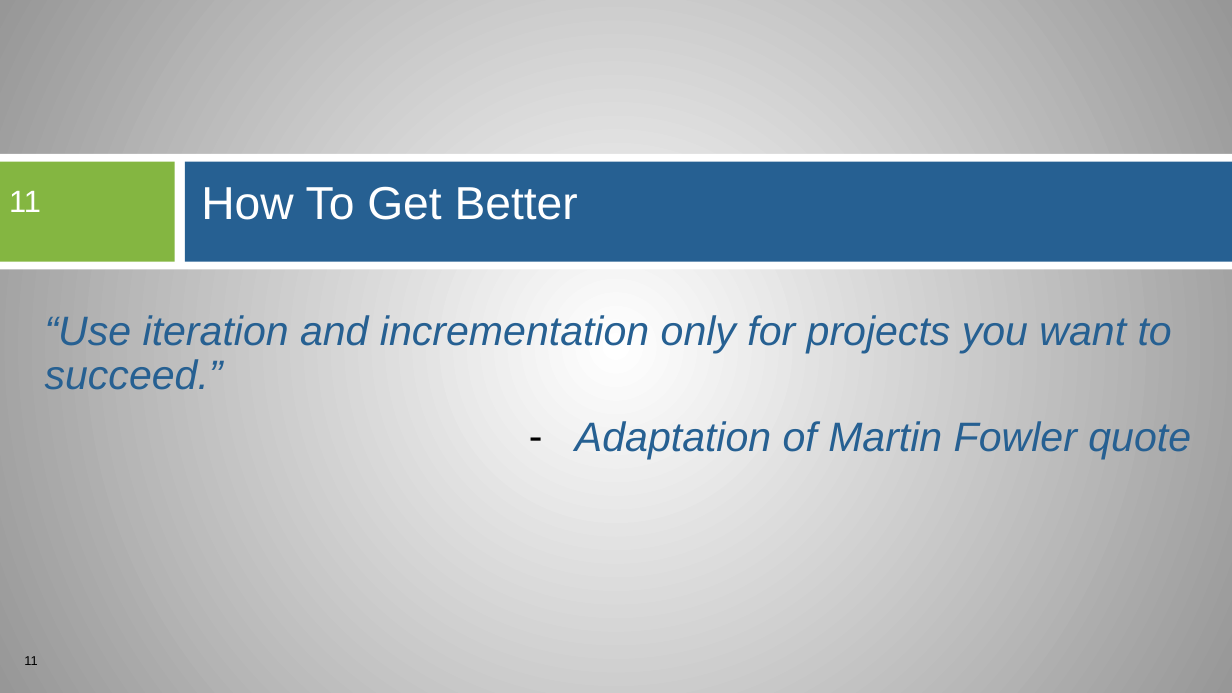
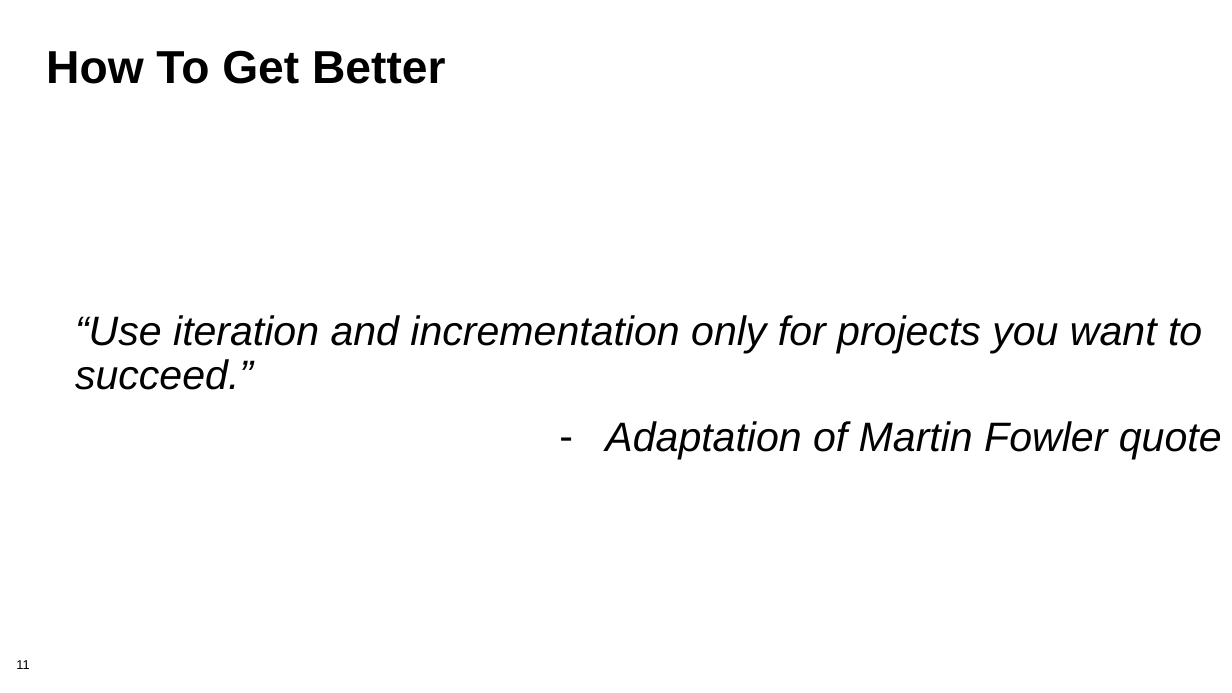
Before and after one commit to bssw-tutorial/presentations, a slide deck: slide 11 of agile-redux.pptx. Drawn at 1232x693 pixels with LibreOffice and Linux fonts; fonts in the diff are those of the drawing; background and template pictures are left out. Boxes give left, top, right and bottom in pixels: in the first picture for what was removed or moved away, otherwise in the second. Text is boxed around its words. In the diff, an @@ line names an element or a change of style, - is before the commit and + after.

```diff
--- a/agile-redux.pptx
+++ b/agile-redux.pptx
@@ background gradient #FFFFFF to #979797 to #FFFFFF @@
@@ title "How To Get Better": place and size @@
-title "How To Get Better" at [201,186,578,220]
+title "How To Get Better" at [46,50,445,84]
@@ title "How To Get Better" at [46,50,445,84]: text colour #FFFFFF to #000000, bold on @@
@@ rectangle removed at [0,154,1232,270] @@
@@ rectangle removed at [0,162,175,262] @@
@@ rectangle removed at [185,162,1232,262] @@
@@ page number removed at [9,191,41,212] @@
-11
@@ text "“Use iteration and incrementation only ...": place and size @@
-text "“Use iteration and incrementation only ..." at [45,315,1191,460]
+text "“Use iteration and incrementation only ..." at [75,315,1222,460]
@@ text "“Use iteration and incrementation only ..." at [75,315,1222,460]: text colour #266092 to #000000 @@
@@ page number at [16,660,29,669]: alignment right to left @@
```
Also in this commit, not shown: 11 other slides changed, 11 other files.
